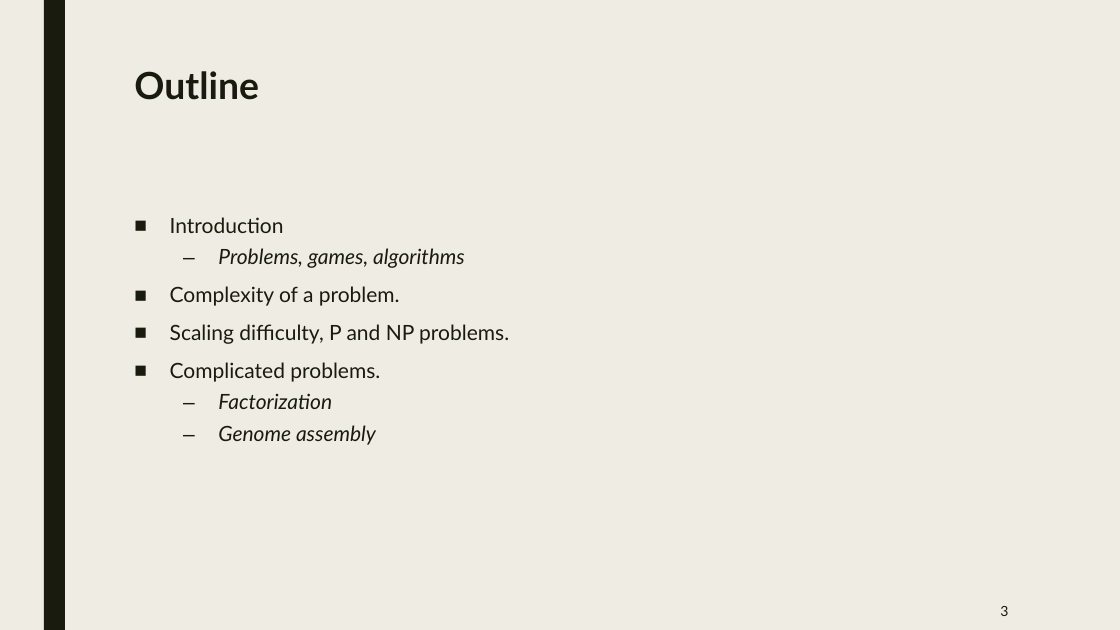
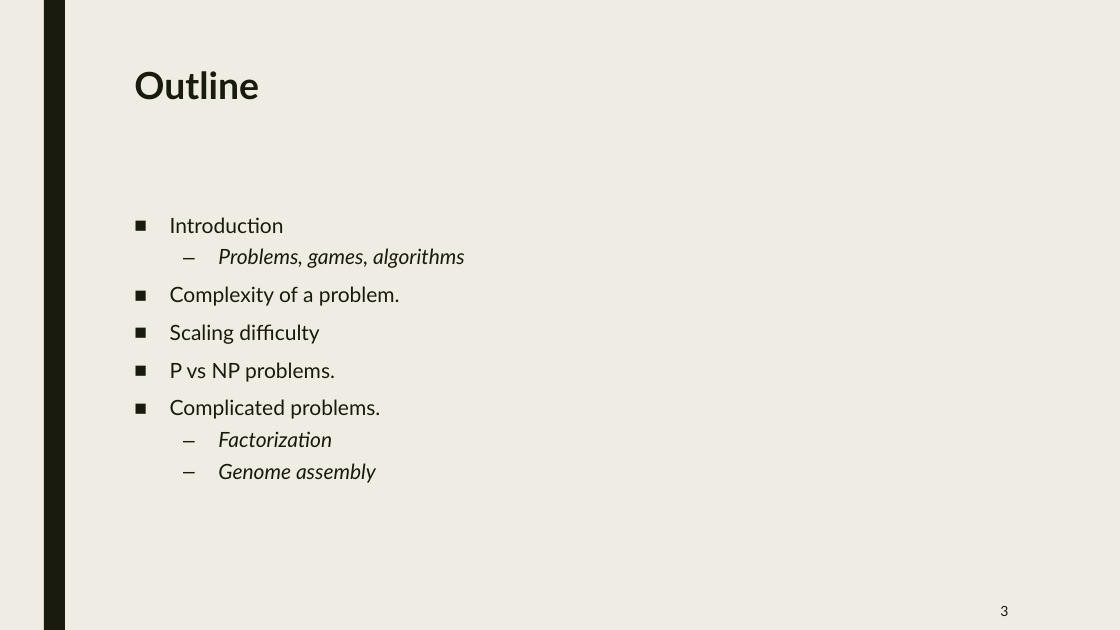
Before and after one commit to jurtasun/presentations, a slide deck: slide 2 of 202306_LMS_Complexity/202306_LMS_Complexity.ppt. Drawn at 1120x630 pixels with LibreOffice and Linux fonts; fonts in the diff are those of the drawing. Boxes give left, top, right and bottom in pixels: in the first picture for what was removed or moved away, otherwise in the second. Text is boxed around its words. In the diff, an @@ line names an element or a change of style, - is before the commit and + after.

```diff
--- a/202306_LMS_Complexity/202306_LMS_Complexity.ppt
+++ b/202306_LMS_Complexity/202306_LMS_Complexity.ppt
@@ text at (170, 324, 335, 382): text changed @@
-■ Scaling difficulty, P and NP problems.
+■ Scaling difficulty
+■ P vs NP problems.
```
Also in this commit, not shown: 1 other slide changed, 14 slides added, 4 slides removed, 1 other file.
